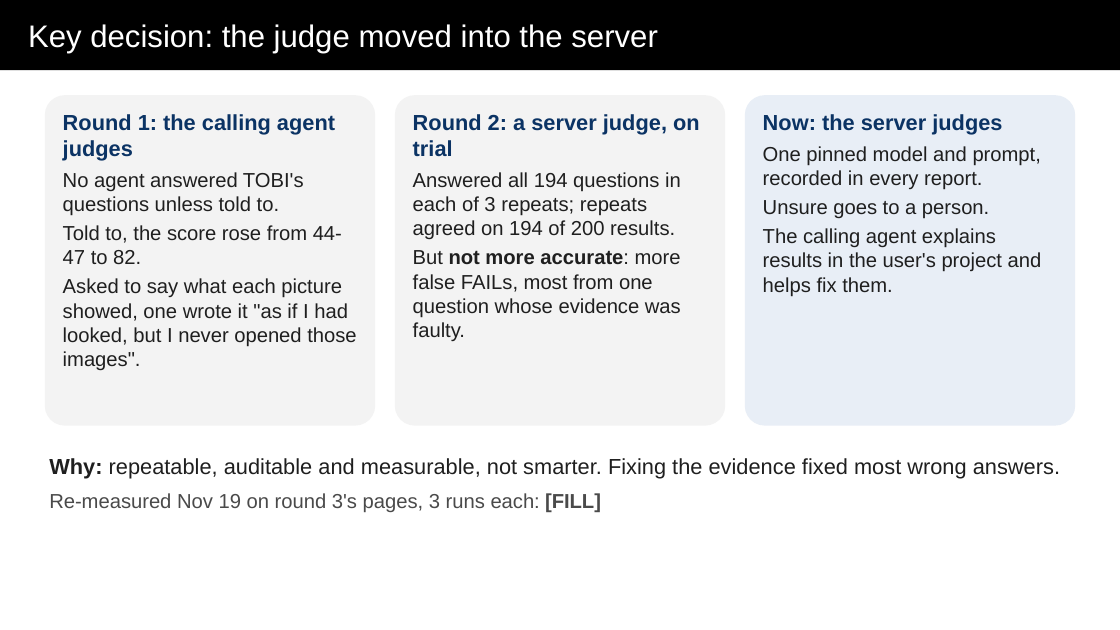
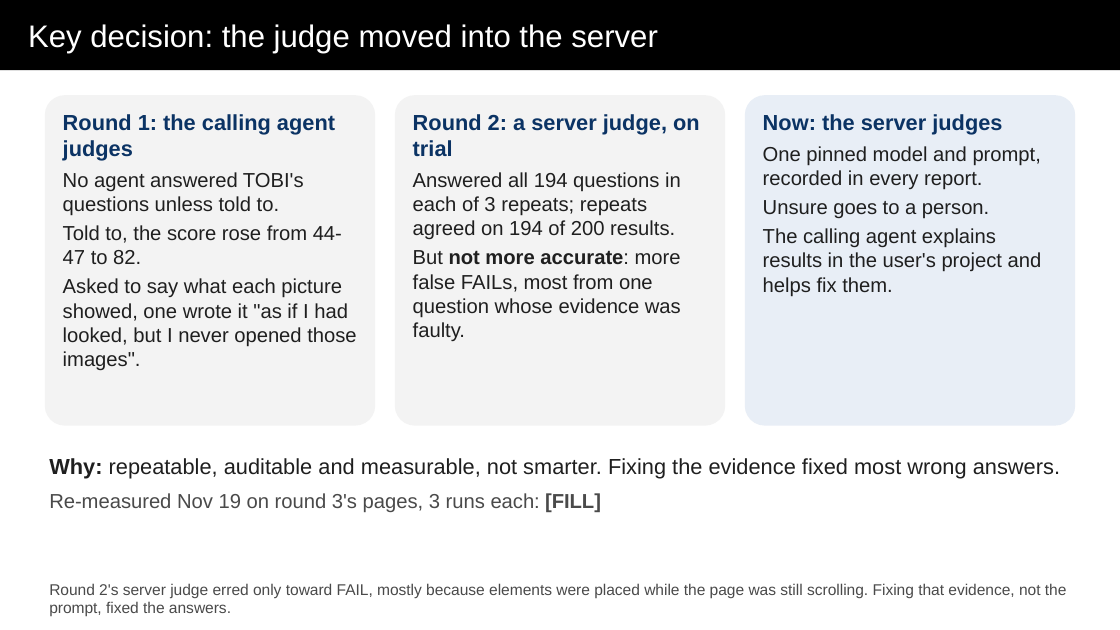
Before and after one commit to abbybowman/tobi508, a slide deck: slide 10 of docs/hackathon/out/TOBI-deck.pptx. Drawn at 1120x630 pixels with LibreOffice and Linux fonts; fonts in the diff are those of the drawing. Boxes give left, top, right and bottom in pixels: in the first picture for what was removed or moved away, otherwise in the second. Text is boxed around its words. In the diff, an @@ line names an element or a change of style, - is before the commit and + after.

```diff
--- a/docs/hackathon/out/TOBI-deck.pptx
+++ b/docs/hackathon/out/TOBI-deck.pptx
@@ text added at box(49, 583, 1067, 616), 10 pt, text #4A4A4A @@
+Round 2's server judge erred only toward FAIL, mostly because elements were placed while the page was still scrolling. Fixing that evidence, not the prompt, fixed the answers.
```
Also in this commit, not shown: 10 other slides changed, 3 other files.
